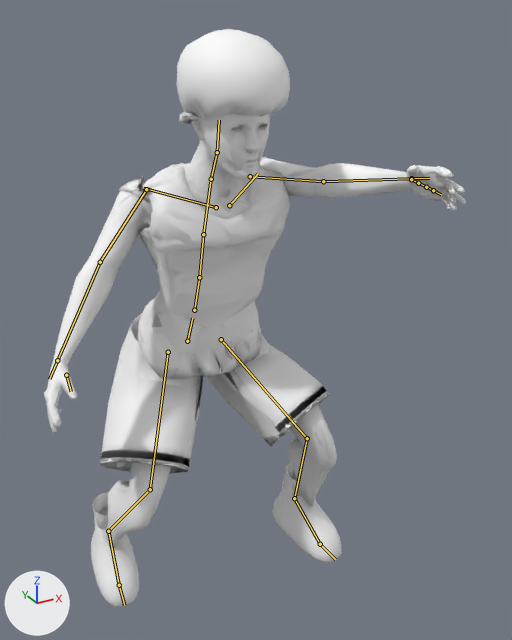
What one commit did to the glTF model apps/web/public/athlete/lab-athlete.glb.
One viewpoint serves both versions: a 50 mm camera at (-0.78, -1.812, 1.682) aimed at (0.059, -0.286, 0.919). Every picture has the same lights, and +X, +Y and +Z are marked at lower left. The older version comes first. Both versions are drawn at frame 27 of the action 'defense_ready'; the numbers are the values there. The bones that change, and the others that lie on the model, are drawn over the model as lines.

Names of what the first picture shows: 'HAIR_afro', 'LOD0_athlete', 'LOD1_athlete', 'LOD2_athlete'.
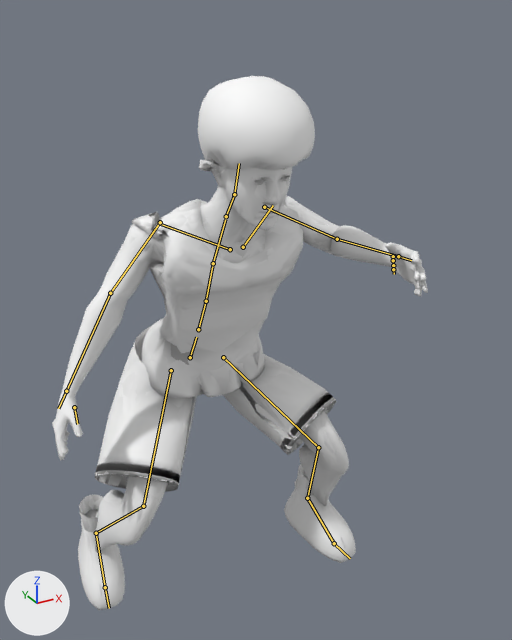
Boxes (x1, y1, x2, y2) around the edits, measured in the pictures (512 x 640 px):
'LOD0_athlete', posed (10% narrower, 10% shorter)
    before: (44, 113, 456, 607)
    after: (53, 166, 422, 609)
'LOD2_athlete', posed (11% narrower, 10% shorter)
    before: (46, 113, 463, 607)
    after: (55, 166, 427, 610)
'LOD1_athlete', posed (11% narrower, 11% shorter)
    before: (47, 113, 466, 607)
    after: (56, 168, 428, 610)
'HAIR_afro', posed
    before: (177, 29, 290, 124)
    after: (198, 76, 315, 172)
bone 'pelvis', root to tip
    before: (187, 341) to (192, 318)
    after: (190, 357) to (196, 337)
bone 'spine_01', root to tip
    before: (194, 310) to (199, 277)
    after: (198, 329) to (206, 301)
bone 'spine_02', root to tip
    before: (199, 277) to (203, 234)
    after: (206, 301) to (213, 263)
bone 'spine_03', root to tip
    before: (203, 234) to (210, 182)
    after: (213, 263) to (225, 219)
bone 'upperarm_l', root to tip
    before: (250, 176) to (323, 181)
    after: (264, 207) to (337, 239)
bone 'lowerarm_l', root to tip
    before: (323, 181) to (411, 178)
    after: (337, 239) to (398, 256)
bone 'upperarm_r', root to tip
    before: (146, 189) to (100, 262)
    after: (160, 222) to (110, 293)
bone 'neck_01', root to tip
    before: (211, 179) to (217, 152)
    after: (226, 216) to (234, 194)
bone 'Head', root to tip
    before: (217, 152) to (219, 120)
    after: (234, 194) to (239, 163)
bone 'thigh_l', root to tip
    before: (221, 339) to (307, 438)
    after: (223, 357) to (318, 447)
bone 'calf_l', root to tip
    before: (307, 438) to (294, 498)
    after: (318, 447) to (307, 498)
bone 'foot_l', root to tip
    before: (294, 498) to (320, 544)
    after: (307, 498) to (334, 543)
bone 'thigh_r', root to tip
    before: (168, 352) to (150, 489)
    after: (171, 370) to (143, 506)
bone 'calf_r', root to tip
    before: (150, 489) to (108, 531)
    after: (143, 506) to (96, 533)
bone 'foot_r', root to tip
    before: (108, 531) to (119, 585)
    after: (96, 533) to (105, 587)

The change in detail:
Bone 'pelvis' (bone_pelvis) moves from (-0.005, -0.171, 0.059) to (-0.005, -0.215, 0.086).
Bone 'pelvis' (bone_pelvis) turns from (10, 1, -1) to (14, 1, -1) degrees about its own x, y and z.
Bone 'spine_01' (bone_spine_01) turns from (3, 0, 0) to (5, 0, 0) degrees about its own x, y and z.
Bone 'spine_02' (bone_spine_02) turns from (3, 0, 0) to (5, 0, 0) degrees about its own x, y and z.
Bone 'spine_03' (bone_spine_03) turns from (5, 0, 0) to (7, 0, 0) degrees about its own x, y and z.
Bone 'upperarm_l' (bone_upperarm_l) turns from (53, -11, 21) to (37, 3, -8) degrees about its own x, y and z.
Bone 'lowerarm_l' (bone_lowerarm_l) turns from (11, -29, 8) to (57, -36, 17) degrees about its own x, y and z.
Bone 'upperarm_r' (bone_upperarm_r) turns from (22, -9, 42) to (19, -8, 47) degrees about its own x, y and z.
Bone 'neck_01' (bone_neck_01) turns from (-5, 1, -1) to (-7, 1, -1) degrees about its own x, y and z.
Bone 'Head' (bone_head) turns from (-7, 1, 0) to (-10, 1, -1) degrees about its own x, y and z.
Bone 'thigh_l' (bone_thigh_l) turns from (-55, -11, -21) to (-65, -15, -24) degrees about its own x, y and z.
Bone 'calf_l' (bone_calf_l) turns from (68, -3, 5) to (76, -3, 4) degrees about its own x, y and z.
Bone 'foot_l' (bone_foot_l) turns from (-14, -10, 12) to (-16, -12, 17) degrees about its own x, y and z.
Bone 'thigh_r' (bone_thigh_r) turns from (-41, 9, 24) to (-46, 13, 29) degrees about its own x, y and z.
Bone 'calf_r' (bone_calf_r) turns from (68, 6, -9) to (75, 8, -10) degrees about its own x, y and z.
Bone 'foot_r' (bone_foot_r) turns from (-28, 9, -12) to (-34, 9, -17) degrees about its own x, y and z.
